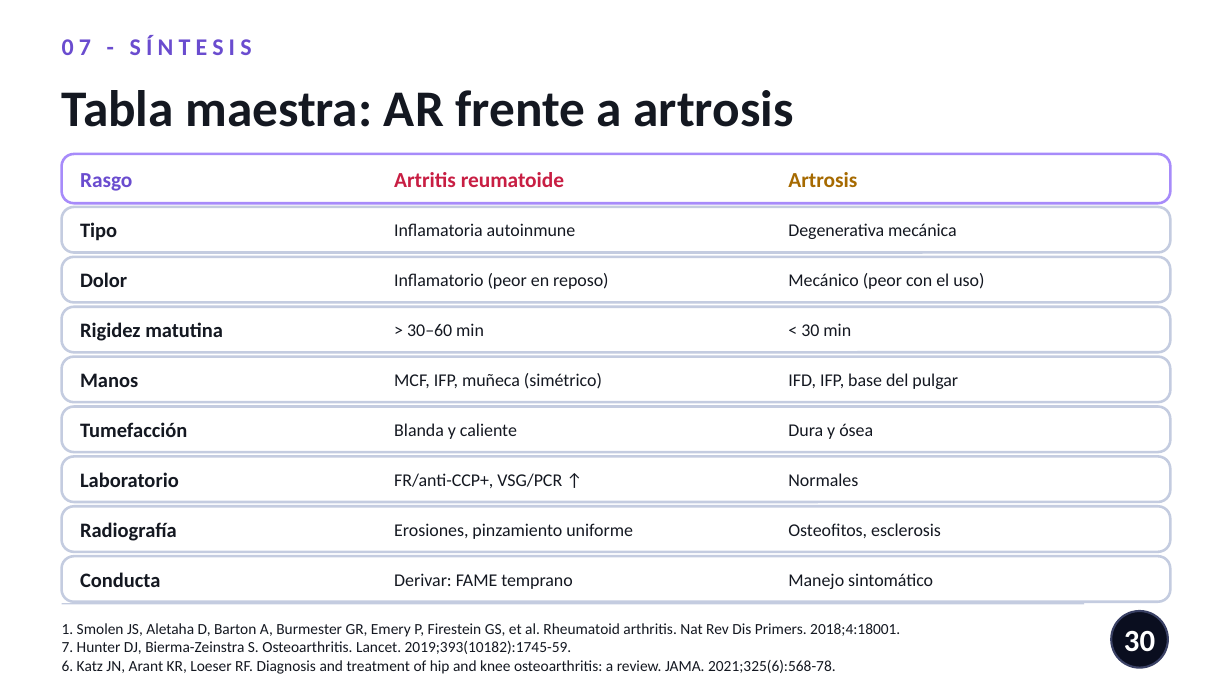
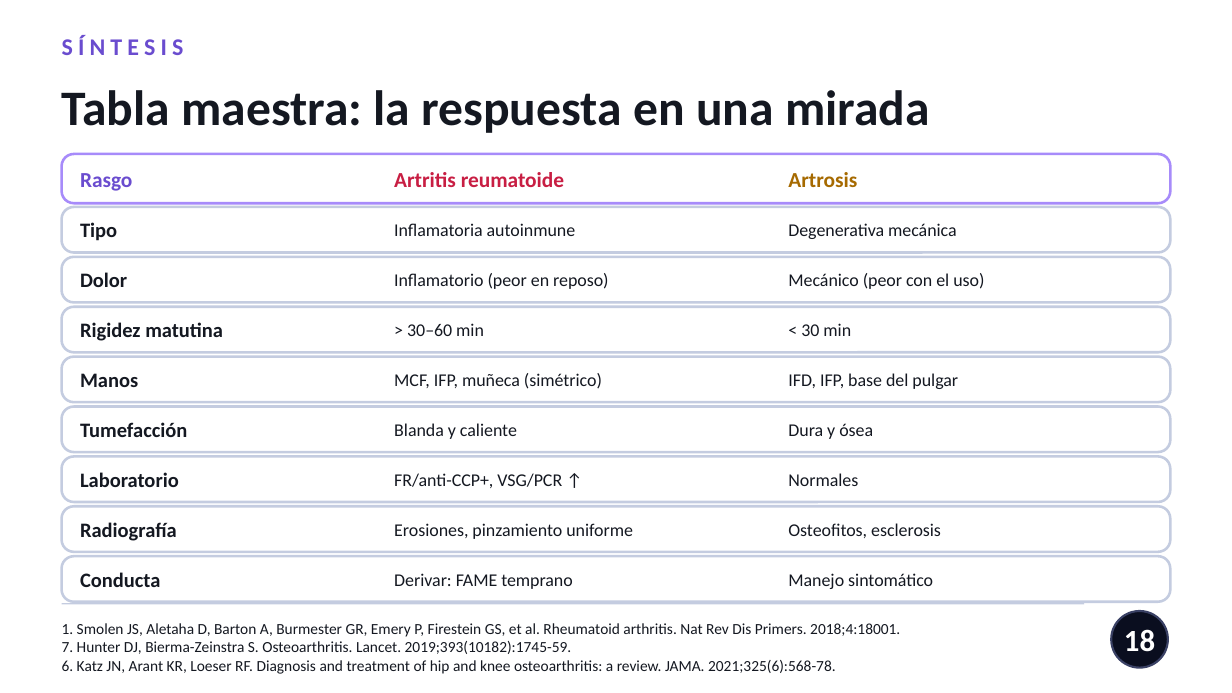
Before and after one commit to nestor120512/nes, a slide deck: slide 18 of Dx_AR_vs_artrosis.pptx (slide 30 before the commit). Drawn at 1232x693 pixels with LibreOffice and Linux fonts; fonts in the diff are those of the drawing. Boxes give left, top, right and bottom in pixels: in the first picture for what was removed or moved away, otherwise in the second. Text is boxed around its words. In the diff, an @@ line names an element or a change of style, - is before the commit and + after.

```diff
--- a/Dx_AR_vs_artrosis.pptx
+++ b/Dx_AR_vs_artrosis.pptx
@@ text at bbox=[62, 35, 184, 55]: text changed @@
-07 - SÍNTESIS
+SÍNTESIS
@@ text at bbox=[62, 90, 930, 133]: text changed; size 30 to 29 pt @@
-Tabla maestra: AR frente a artrosis
+Tabla maestra: la respuesta en una mirada
@@ page number at bbox=[1124, 629, 1155, 652]: text changed @@
-30
+18
```
Also in this commit, not shown: 20 other slides changed, 1 slide added, 14 slides removed.
